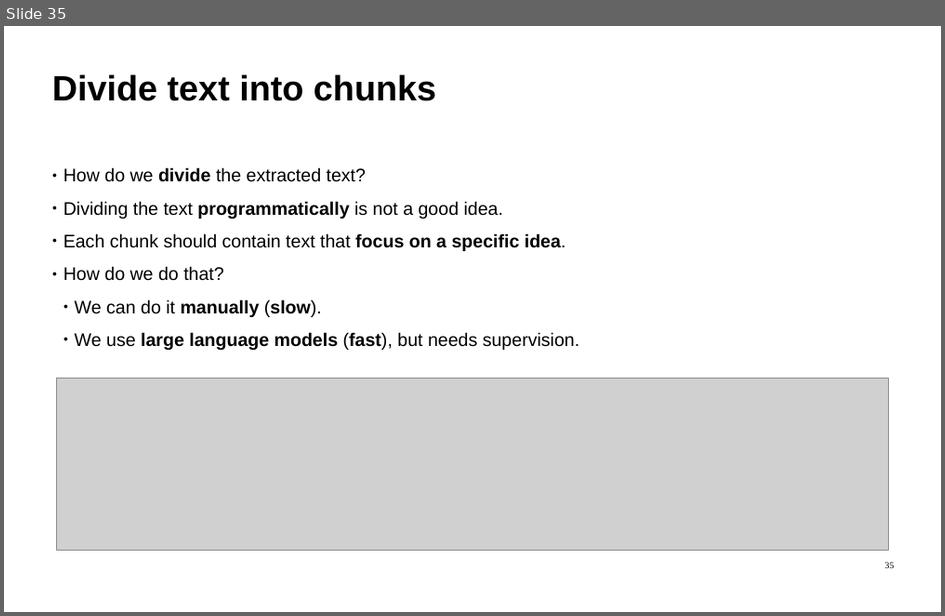
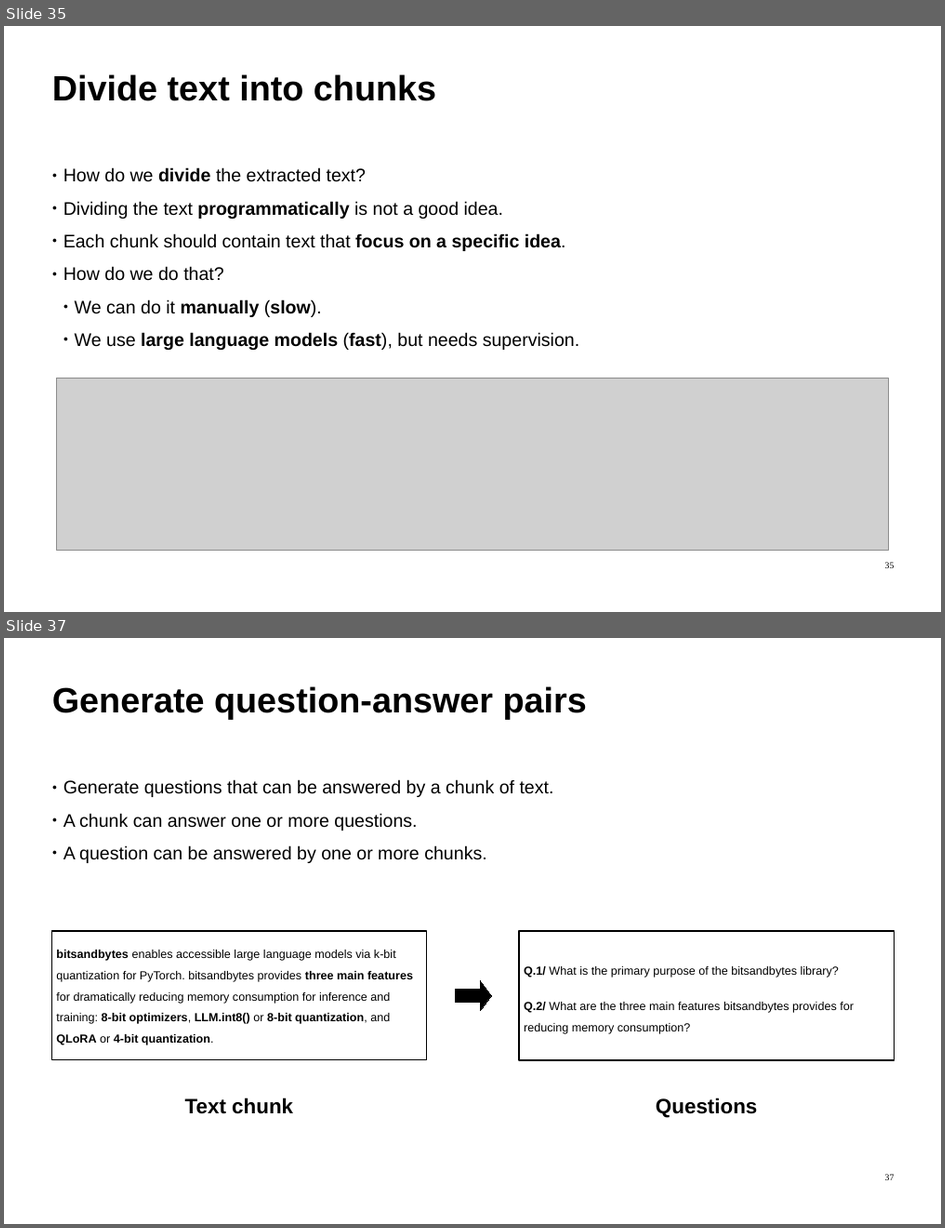
Before and after one commit to ImadSaddik/Benchmark_Embedding_Models, a slide deck: slides/benchmark_embedding_models.odp. Shown one above the other, each under a label of ours: slide 35 before the commit, slides 35 and 37 after it; the slides between them are not shown. The pictures are 945x616 and 945x1228 pixels, drawn with LibreOffice and Linux fonts; fonts in the diff are those of the drawing; grey boxes stand for pictures. Boxes give left, top, right and bottom in pixels: in the first picture for what was removed or moved away, otherwise in the second. Text is boxed around its words. In the diff, an @@ line names an element or a change of style, - is before the commit and + after.

```diff
--- a/slides/benchmark_embedding_models.odp
+++ b/slides/benchmark_embedding_models.odp
@@ slide 37 added at [4,638,941,1224], background #FFFFFF @@
@@ text added at [52,686,587,719], 54 pt, text #000000, bold @@
+Generate question-answer pairs
@@ text added at [64,779,555,863], 28 pt, text #000000 @@
+● Generate questions that can be answered by a chunk of text.
+● A chunk can answer one or more questions.
+● A question can be answered by one or more chunks.
@@ rectangle added at [51,931,427,1060], outline #000000 2.3 pt @@
@@ rectangle added at [519,931,895,1060], outline #000000 2.3 pt @@
@@ text added at [56,950,413,1045], 18 pt, text #000000 @@
+bitsandbytes enables accessible large language models via k-bit quantization for PyTorch. bitsandbytes provides three main features for dramatically reducing memory consumption for inference and training: 8-bit optimizers, LLM.int8() or 8-bit quantization, and QLoRA or 4-bit quantization.
@@ text added at [524,966,854,1034], 18 pt, text #000000 @@
+Q.1/ What is the primary purpose of the bitsandbytes library?
+Q.2/ What are the three main features bitsandbytes provides for reducing memory consumption?
@@ right arrow added at [456,981,491,1010], fill #000000, outline #000000 0 pt @@
@@ text added at [185,1097,293,1114], 32 pt, text #000000, bold @@
+Text chunk
@@ text added at [656,1097,757,1118], 32 pt, text #000000, bold @@
+Questions
@@ page number added at [886,1174,895,1180], 14 pt, text #000000 @@
+37
```
Also in this commit, not shown: 1 other slide added, 4 other files.
